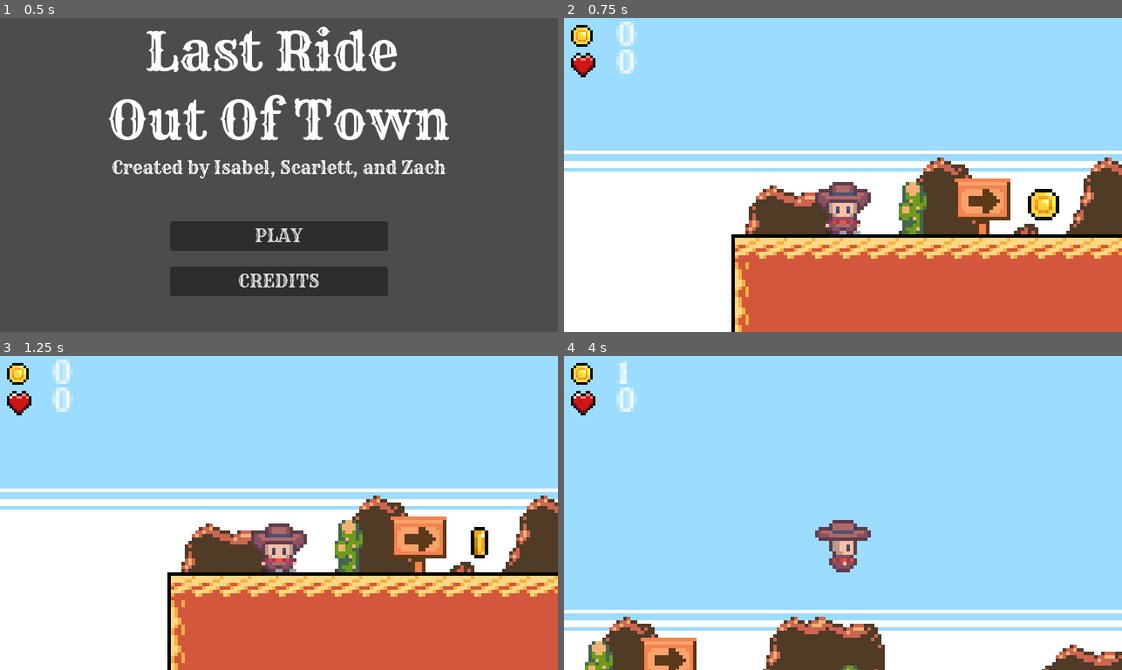
Above: before the commit, frames 1-4 (two rows, left to right).
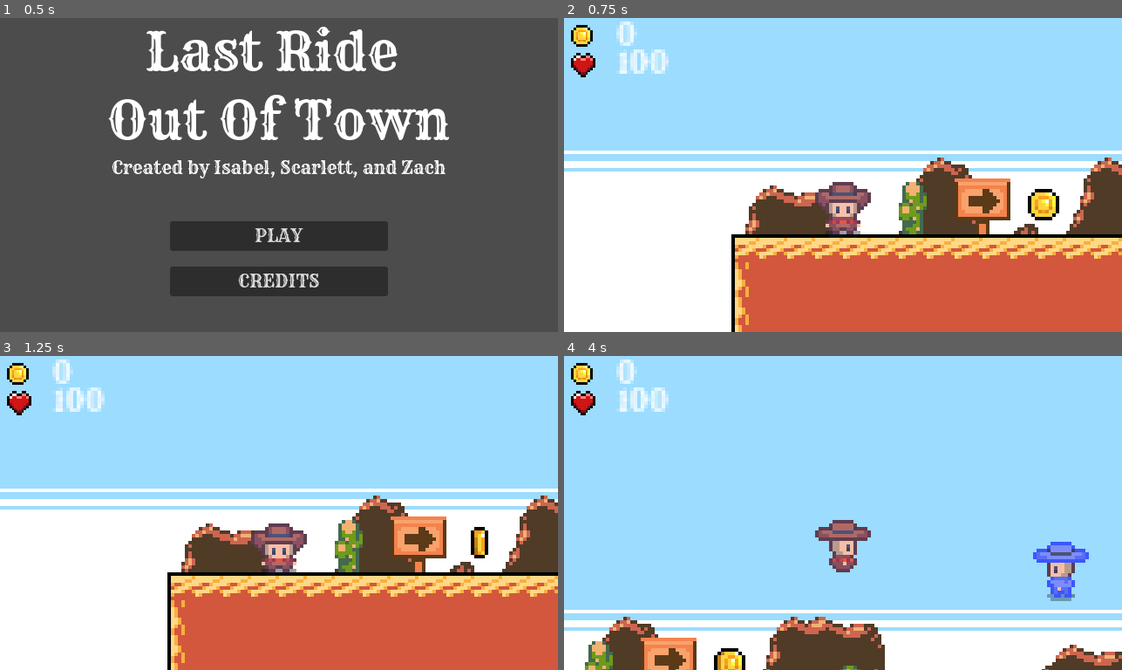
Above: after the commit, the same moments.

Repository: iltusing/hoohacks26
Game: Godot game, scene res://scenes/title.tscn
Same seed, same stepped clock (60 frames per second), same inputs: the game is played once before the commit and once after it. Sound files missing from this copy of the repository are replaced by a short silence.
Inputs:
- Up to frame 1 (0.5 s): no input
- Up to frame 2 (0.75 s): click "PLAY" at 0.5 s
- Up to frame 3 (1.25 s): no input
- Up to frame 4 (4 s): hold W (jump) 1.28-2.03 s; hold D (move_right) 1.28-2.78 s; tap Space (shoot) at 1.35, 2.3, 2.85, 3.6 s; tap W (jump) at 2.1, 2.27, 2.57, 3.77 s; hold A (move_left) 2.78-3.53 s; hold W (jump) 2.78-3.53 s; hold D (move_right) from 3.53 s (still down)

Frame 1 is identical in both runs. In frame 2, 0.5% of the frame differs, in the area x 9-19%, y 10-18%; in frame 3, 0.5%; in frame 4, 2.1%, in the area x 9-95%, y 1-100%.

Commit message:
Add basic AI

Diff:
--- a/wild-west-game/scenes/bullet.tscn
+++ b/wild-west-game/scenes/bullet.tscn
@@ -3,10 +3,16 @@
 [ext_resource type="Script" uid="uid://csnap8np2jtfo" path="res://scripts/bullet.gd" id="1_2nwx0"]
 [ext_resource type="Texture2D" uid="uid://bm1lbwcbsb1lj" path="res://assets/bullet.png" id="1_mkf8s"]
 
-[node name="Bullet" type="Node2D" unique_id=696791849]
+[sub_resource type="RectangleShape2D" id="RectangleShape2D_1p0q4"]
+size = Vector2(8, 4)
+
+[node name="Bullet" type="Area2D" unique_id=696791849]
 scale = Vector2(0.5, 0.5)
 script = ExtResource("1_2nwx0")
 
 [node name="Sprite2D" type="Sprite2D" parent="." unique_id=1284837814]
 position = Vector2(0, -1)
 texture = ExtResource("1_mkf8s")
+
+[node name="CollisionShape2D" type="CollisionShape2D" parent="." unique_id=967451003]
+shape = SubResource("RectangleShape2D_1p0q4")
--- a/wild-west-game/scenes/enemy.tscn
+++ b/wild-west-game/scenes/enemy.tscn
@@ -1,5 +1,6 @@
 [gd_scene format=3 uid="uid://1jg6jc4jkf62"]
 
+[ext_resource type="Script" path="res://scripts/enemy.gd" id="1_0ymjr"]
 [ext_resource type="Texture2D" uid="uid://dcx2supjkijtm" path="res://assets/EnemyCowboy/attack & reload/enemy_cowboy_attack_right_spritesheet.png" id="1_5uy6h"]
 [ext_resource type="Texture2D" uid="uid://bop66ecugqqff" path="res://assets/EnemyCowboy/death/enemy_cowboy_death_spritesheet.png" id="2_c4w8v"]
 [ext_resource type="Texture2D" uid="uid://c7bmsc7icrpt7" path="res://assets/EnemyCowboy/attack & reload/enemy_cowboy_reload_right_spritesheet.png" id="3_xwavj"]
@@ -158,10 +159,13 @@
 size = Vector2(14, 16)
 
 [node name="CharacterBody2D" type="CharacterBody2D" unique_id=1724629270]
+collision_layer = 8
+collision_mask = 1
+script = ExtResource("1_0ymjr")
 
 [node name="AnimatedSprite2D" type="AnimatedSprite2D" parent="." unique_id=1391658167]
 sprite_frames = SubResource("SpriteFrames_lhvu3")
-animation = &"walk"
+animation = &"attack"
 
 [node name="CollisionShape2D" type="CollisionShape2D" parent="." unique_id=1278723566]
 shape = SubResource("RectangleShape2D_44cfe")
--- a/wild-west-game/scenes/main.tscn
+++ b/wild-west-game/scenes/main.tscn
@@ -11,6 +11,7 @@
 [ext_resource type="Texture2D" uid="uid://xaiy0glusy4q" path="res://assets/coin.png" id="8_tipki"]
 [ext_resource type="Texture2D" uid="uid://6vu80upjw4sy" path="res://assets/heart.png" id="9_choun"]
 [ext_resource type="PackedScene" uid="uid://da48gb4eftwwc" path="res://scenes/coin.tscn" id="11_ya4ey"]
+[ext_resource type="PackedScene" uid="uid://1jg6jc4jkf62" path="res://scenes/enemy.tscn" id="12_eb6dy"]
 
 [sub_resource type="TileSetAtlasSource" id="TileSetAtlasSource_74lek"]
 texture = ExtResource("1_tbgi4")
@@ -2603,7 +2604,7 @@
 
 [node name="Player" parent="." unique_id=1502754261 groups=["player"] instance=ExtResource("6_tefeu")]
 position = Vector2(0, -7)
-collision_layer = 5
+collision_layer = 4
 
 [node name="UI" type="MarginContainer" parent="Player" unique_id=179841201]
 anchors_preset = 15
@@ -2648,7 +2649,7 @@
 layout_mode = 2
 theme_override_fonts/font = ExtResource("8_85g3d")
 theme_override_font_sizes/font_size = 8
-text = "0"
+text = "100"
 
 [node name="Killzone" parent="." unique_id=155024343 instance=ExtResource("7_o6xl0")]
 position = Vector2(141, 22)
@@ -2661,3 +2662,6 @@
 
 [node name="Coin" parent="." unique_id=1674890837 instance=ExtResource("11_ya4ey")]
 position = Vector2(58, -8)
+
+[node name="CharacterBody2D" parent="." unique_id=1724629270 instance=ExtResource("12_eb6dy")]
+position = Vector2(303, -80)
--- a/wild-west-game/scripts/bullet.gd
+++ b/wild-west-game/scripts/bullet.gd
@@ -1,22 +1,35 @@
-extends Node2D
+extends Area2D
 
 @export var speed: float = 200.0
 @export var trail_spawn_interval: float = 0.05
 @export var trail_side_offset: float = 1.0
 @export var trail_back_offset: float = 3.0
+@export var lifetime: float = 2.0
+@export var damage: int = 20
 
 const BULLET_PARTICLE_SCENE := preload("res://scenes/bullet-particle.tscn")
 
 var direction: float = 1.0
+var owner_type: String = ""
+var shooter: Node = null
 var _trail_timer: float = 0.0
+var _time_left: float = lifetime
+
+func _ready() -> void:
+	body_entered.connect(_on_body_entered)
+	_time_left = lifetime
 
 func _process(delta: float) -> void:
 	position.x += speed * direction * delta
 	_trail_timer -= delta
+	_time_left -= delta
 
 	if _trail_timer <= 0.0:
 		_spawn_trail_particle()
 		_trail_timer = trail_spawn_interval
+
+	if _time_left <= 0.0:
+		queue_free()
 
 func _spawn_trail_particle() -> void:
 	var particle := BULLET_PARTICLE_SCENE.instantiate()
@@ -26,3 +39,20 @@
 	particle.global_position = particle_position
 	particle.direction = direction
 	get_tree().current_scene.add_child(particle)
+
+func _on_body_entered(body: Node) -> void:
+	if body == shooter:
+		return
+
+	if owner_type == "enemy" and body.is_in_group("player") and body.has_method("take_damage"):
+		body.take_damage(damage)
+		queue_free()
+		return
+
+	if owner_type == "player" and body.has_method("die") and body.name == "CharacterBody2D":
+		body.die()
+		queue_free()
+		return
+
+	if body != self:
+		queue_free()
--- /dev/null
+++ b/wild-west-game/scripts/enemy.gd
@@ -0,0 +1,144 @@
+extends CharacterBody2D
+
+@export var walk_speed: float = 35.0
+@export var chase_speed: float = 65.0
+@export var jump_velocity: float = -220.0
+@export var gravity: float = 900.0
+@export var aggro_distance: float = 140.0
+@export var shoot_interval: float = 1.4
+@export var wander_interval_min: float = 0.8
+@export var wander_interval_max: float = 2.2
+@export var jump_height_threshold: float = 12.0
+
+const BULLET_SCENE := preload("res://scenes/bullet.tscn")
+const BULLET_SPAWN_OFFSET := Vector2(10.0, 1.0)
+
+enum ActionState {
+	NONE,
+	ATTACKING,
+	RELOADING,
+	DYING,
+}
+
+@onready var animated_sprite_2d: AnimatedSprite2D = $AnimatedSprite2D
+
+var player: CharacterBody2D
+var action_state: ActionState = ActionState.NONE
+var wander_direction: float = 0.0
+var wander_timer: float = 0.0
+var shoot_timer: float = 0.0
+var is_dead: bool = false
+
+func _ready() -> void:
+	player = get_tree().get_first_node_in_group("player") as CharacterBody2D
+	animated_sprite_2d.sprite_frames.set_animation_loop("attack", false)
+	animated_sprite_2d.sprite_frames.set_animation_loop("reload", false)
+	animated_sprite_2d.sprite_frames.set_animation_loop("die", false)
+	animated_sprite_2d.animation_finished.connect(_on_animation_finished)
+	_pick_new_wander_direction()
+	animated_sprite_2d.play("walk")
+
+func _physics_process(delta: float) -> void:
+	if is_dead:
+		move_and_slide()
+		return
+
+	if not is_on_floor():
+		velocity.y += gravity * delta
+
+	shoot_timer = max(shoot_timer - delta, 0.0)
+
+	var is_aggro := _is_player_in_aggro_range()
+	if is_aggro:
+		_handle_aggro(delta)
+	else:
+		_handle_wander(delta)
+
+	move_and_slide()
+
+func _handle_wander(delta: float) -> void:
+	wander_timer -= delta
+	if wander_timer <= 0.0:
+		_pick_new_wander_direction()
+
+	velocity.x = wander_direction * walk_speed
+	_update_facing()
+
+	if action_state == ActionState.NONE:
+		if is_zero_approx(wander_direction):
+			animated_sprite_2d.stop()
+		else:
+			animated_sprite_2d.play("walk")
+
+func _handle_aggro(_delta: float) -> void:
+	if player == null:
+		velocity.x = 0.0
+		return
+
+	var direction_to_player: float = sign(player.global_position.x - global_position.x)
+	if is_zero_approx(direction_to_player):
+		direction_to_player = 1.0
+
+	velocity.x = direction_to_player * chase_speed
+	_update_facing()
+
+	if is_on_floor() and player.global_position.y < global_position.y - jump_height_threshold:
+		velocity.y = jump_velocity
+
+	if shoot_timer <= 0.0 and action_state == ActionState.NONE:
+		_fire_at_player()
+
+	if action_state == ActionState.NONE:
+		animated_sprite_2d.play("walk")
+
+func _is_player_in_aggro_range() -> bool:
+	if player == null or is_dead:
+		return false
+
+	return global_position.distance_to(player.global_position) <= aggro_distance
+
+func _pick_new_wander_direction() -> void:
+	var directions := [-1.0, 0.0, 1.0]
+	wander_direction = directions[randi() % directions.size()]
+	wander_timer = randf_range(wander_interval_min, wander_interval_max)
+
+func _fire_at_player() -> void:
+	action_state = ActionState.ATTACKING
+	shoot_timer = shoot_interval
+	_spawn_bullet()
+	animated_sprite_2d.play("attack")
+
+func _spawn_bullet() -> void:
+	var bullet := BULLET_SCENE.instantiate()
+	var bullet_direction := -1.0 if animated_sprite_2d.flip_h else 1.0
+
+	bullet.direction = bullet_direction
+	bullet.owner_type = "enemy"
+	bullet.shooter = self
+	bullet.global_position = global_position + Vector2(BULLET_SPAWN_OFFSET.x * bullet_direction, BULLET_SPAWN_OFFSET.y)
+	bullet.scale.x = absf(bullet.scale.x) * bullet_direction
+	get_tree().current_scene.add_child(bullet)
+
+func _update_facing() -> void:
+	if velocity.x > 0:
+		animated_sprite_2d.flip_h = false
+	elif velocity.x < 0:
+		animated_sprite_2d.flip_h = true
+
+func _on_animation_finished() -> void:
+	if animated_sprite_2d.animation == "attack" and action_state == ActionState.ATTACKING:
+		action_state = ActionState.RELOADING
+		animated_sprite_2d.play("reload")
+	elif animated_sprite_2d.animation == "reload" and action_state == ActionState.RELOADING:
+		action_state = ActionState.NONE
+	elif animated_sprite_2d.animation == "die" and action_state == ActionState.DYING:
+		queue_free()
+
+func die() -> void:
+	if is_dead:
+		return
+
+	is_dead = true
+	action_state = ActionState.DYING
+	velocity = Vector2.ZERO
+	animated_sprite_2d.play("die")
--- a/wild-west-game/scripts/player.gd
+++ b/wild-west-game/scripts/player.gd
@@ -6,8 +6,10 @@
 
 const BULLET_SCENE := preload("res://scenes/bullet.tscn")
 const BULLET_SPAWN_OFFSET := Vector2(0.0, 2.0)
+const MAX_HEALTH := 100
 var is_dead := false
 var is_climbing_ladder := false
+var health := MAX_HEALTH
 
 @onready var animated_sprite_2d: AnimatedSprite2D = $AnimatedSprite2D
 @onready var ladder_ray_cast: RayCast2D = $ladderRayCast
@@ -26,6 +28,7 @@
 	animated_sprite_2d.sprite_frames.set_animation_loop("reload", false)
 	animated_sprite_2d.animation_finished.connect(_on_animation_finished)
 	animated_sprite_2d.play("idle")
+	_update_health_label()
 
 func _physics_process(delta: float) -> void:
 	if is_dead:
@@ -105,6 +108,8 @@
 	var bullet_direction := -1.0 if animated_sprite_2d.flip_h else 1.0
 
 	bullet.direction = bullet_direction
+	bullet.owner_type = "player"
+	bullet.shooter = self
 	bullet.global_position = global_position + Vector2(BULLET_SPAWN_OFFSET.x * bullet_direction, BULLET_SPAWN_OFFSET.y)
 	bullet.scale.x = absf(bullet.scale.x) * bullet_direction
 	get_tree().current_scene.add_child(bullet)
@@ -156,3 +161,19 @@
 
 	# Play death animation
 	animated_sprite_2d.play("die")
+
+func take_damage(amount: int) -> void:
+	if is_dead:
+		return
+
+	health = max(health - amount, 0)
+	_update_health_label()
+
+	if health == 0:
+		die()
+
+func _update_health_label() -> void:
+	var health_label := find_child("HEALTH", true, false) as Label
+
+	if health_label:
+		health_label.text = str(health)
Not shown, added: wild-west-game/scripts/enemy.gd.uid
